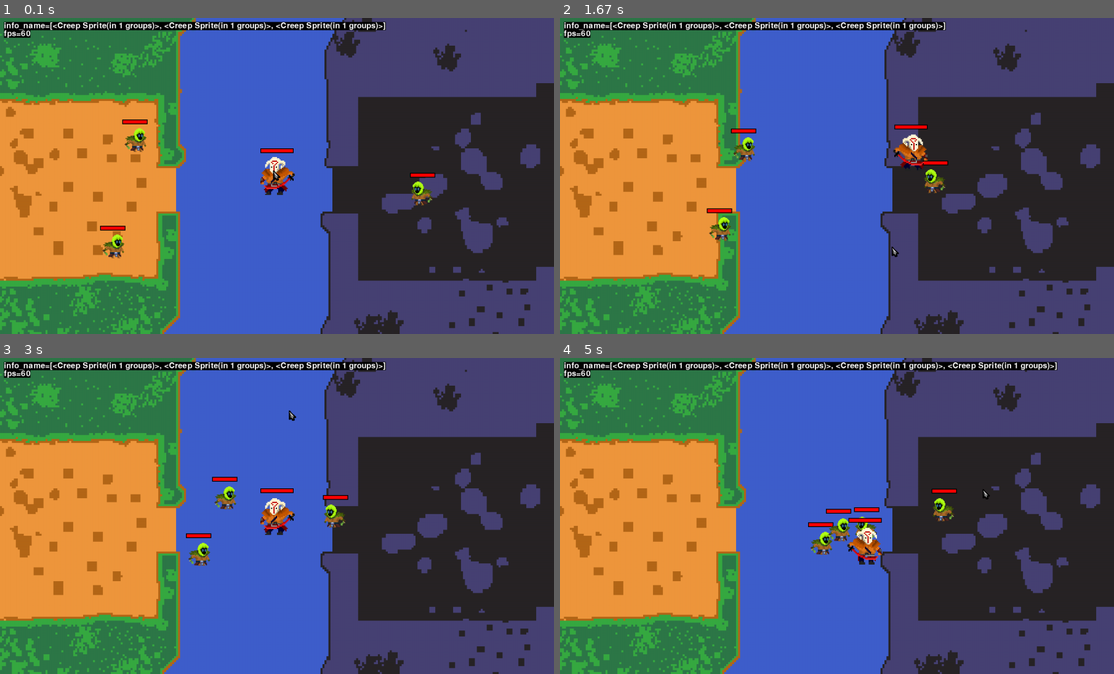
Above: before the commit, frames 1-4 (two rows, left to right).
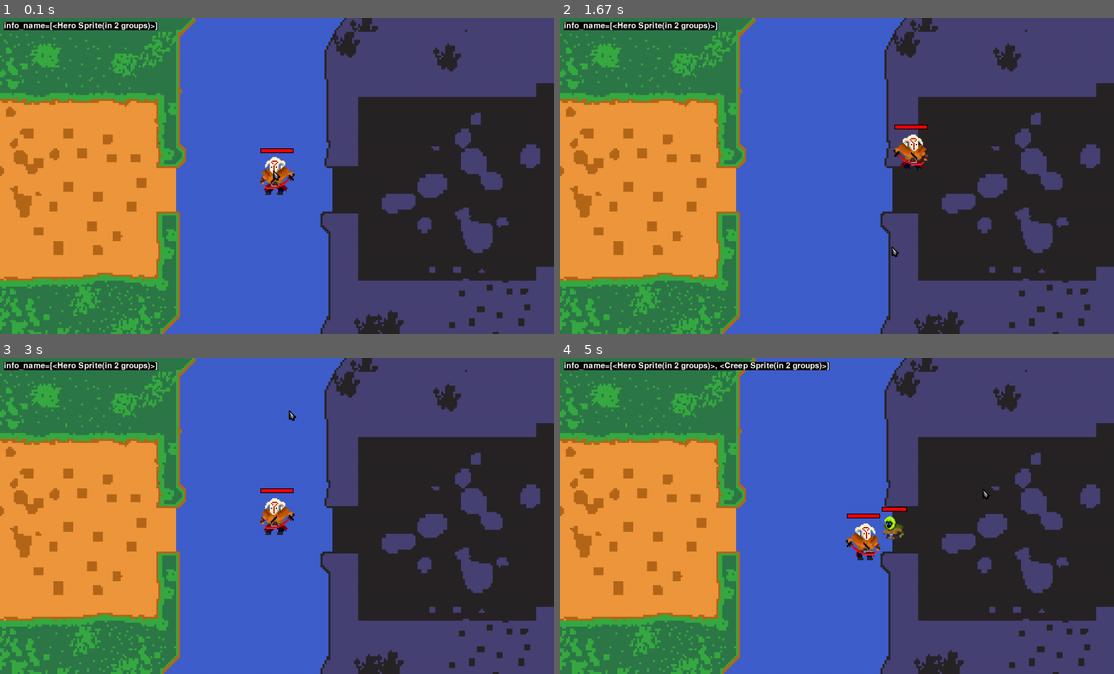
Above: after the commit, the same moments.

Repository: ArcherWayne/pygame_juggernaut_simulator
Game: pygame game, started from main.py
The game is run twice, just before and just after one commit, with the same random seed, the same clock (stepped at 60 frames per second) and the same inputs.
Inputs (mouse positions are in pixels of both pictures, inside the frame that each line leads up to):
- Up to frame 1 (0.1 s): no input
- Up to frame 2 (1.67 s): hold D 0.33-0.8 s; move the mouse to (814, 188) at 0.37 s; hold W 0.83-1.13 s; move the mouse to (842, 198) at 0.87 s; hold D 1.17-1.63 s; move the mouse to (892, 245) at 1.2 s
- Up to frame 3 (3 s): hold A 1.67-2.2 s; move the mouse to (105, 591) at 1.7 s; hold S 2.23-2.53 s; move the mouse to (343, 544) at 2.27 s; hold A 2.57-2.97 s; move the mouse to (288, 408) at 2.6 s
- Up to frame 4 (5 s): right-click (842, 550) at 3.05 s; hold W 3.33-3.7 s; click (837, 553) at 3.42 s; hold D 3.73-4.37 s; click (1047, 636) at 3.82 s; right-click (947, 490) at 4.45 s; hold S from 4.73 s (still down); click (981, 487) at 4.82 s

The runs differ from the first frame. In frame 1, 2.3% of the frame differs, in the area x 0-79%, y 1-77%; in frame 2, 2.3%; in frame 3, 2.3%; in frame 4, 3.5%, in the area x 0-90%, y 1-66%.

Commit message:
basic collision

Diff:
--- a/creep.py
+++ b/creep.py
@@ -5,7 +5,7 @@
 from clip import clip
 
 class Creep(pygame.sprite.Sprite):
-    def __init__(self, groups, health, movement_speed, damage, spawn_location, hero):
+    def __init__(self, groups, health, movement_speed, damage, spawn_location, hero, collision_groups):
         super(Creep, self).__init__(groups)
 
         # attributes
@@ -14,6 +14,7 @@
         self.health_percentage = self.health/self.max_health
         self.movement_speed = movement_speed
         self.damage = damage
+        self.collision_groups = collision_groups
 
         # image and rect
         # idle_animation
@@ -157,12 +158,47 @@
     def death_check(self):
         if self.health <= 0:
             pygame.sprite.Sprite.kill(self)
-        # dokill
+
+    def collision_detection(self):
+        self.pos.x += self.direction.x * self.movement_speed * self.dt
+        self.rect.x = round(self.pos.x)
+        self.collision('horizontal')
+        self.pos.y += self.direction.y * self.movement_speed * self.dt
+        self.rect.y = round(self.pos.y)
+        self.collision('vertical')
+
+    def collision(self, direction):
+        collision_sprites = pygame.sprite.spritecollide(self, self.collision_groups, False)
+        if collision_sprites:
+            if direction == 'horizontal':
+                for sprite in collision_sprites:
+                    # collision on the right
+                    if self.rect.right >= sprite.rect.left and self.old_rect.right <= sprite.old_rect.left:
+                        self.rect.right = sprite.rect.left
+                        self.pos.x = self.rect.x
+
+                    # collision on the left
+                    if self.rect.left <= sprite.rect.right and self.old_rect.left >= sprite.old_rect.right:
+                        self.rect.left = sprite.rect.right
+                        self.pos.x = self.rect.x
+
+            if direction == 'vertical':
+                for sprite in collision_sprites:
+                    # collision on the bottom
+                    if self.rect.bottom >= sprite.rect.top and self.old_rect.bottom <= sprite.old_rect.top:
+                        self.rect.bottom = sprite.rect.top
+                        self.pos.y = self.rect.y
+
+                    # collision on the top
+                    if self.rect.top <= sprite.rect.bottom and self.old_rect.top >= sprite.old_rect.bottom:
+                        self.rect.top = sprite.rect.bottom
+                        self.pos.y = self.rect.y
 
     def update(self):
         self.old_rect = self.rect.copy()
 
         self.movement()
+        self.collision_detection()
         self.creep_facing_direction()
         self.creep_state_check()
         self.creep_state_animation()
--- a/main.py
+++ b/main.py
@@ -34,12 +34,13 @@
 cursor = Cursor(cursor_group)
 hero_group = pygame.sprite.GroupSingle()
 creep_group = pygame.sprite.Group()
+collision_group =pygame.sprite.Group()
 hero = Hero(hero_group, 'Juggernaut', HERO_HEALTH,
             HERO_MOVEMENT_SPEED, HERO_DAMAGE, HERO_ATTACKINGDISTANCE, HERO_FORESWING, HERO_BACKSWING)
-
-for i in range(3):
-    creep_group.add(Creep(creep_group, CREEP_HEALTH, CREEP_MOVEMENT_SPEED, \
-        CREEP_DAMAGE, (random.randint(200, 1200), random.randint(200, 600)), hero))
+collision_group.add(hero)
+# for i in range(3):
+#     creep_group.add(Creep(creep_group, CREEP_HEALTH, CREEP_MOVEMENT_SPEED, \
+#         CREEP_DAMAGE, (random.randint(200, 1200), random.randint(200, 600)), hero))
 
 creep_enemy_timer = pygame.USEREVENT + 1
 pygame.time.set_timer(creep_enemy_timer, 3000)
@@ -77,8 +78,8 @@
                 keyboard_action(keyboard_down_button, hero)
 
             if event.type == creep_enemy_timer:
-                creep_group.add(Creep(creep_group, CREEP_HEALTH, CREEP_MOVEMENT_SPEED, \
-                    CREEP_DAMAGE, (random.randint(200, 1200), random.randint(200, 600)), hero))
+                creep_group.add(Creep([creep_group, collision_group], CREEP_HEALTH, CREEP_MOVEMENT_SPEED, \
+                    CREEP_DAMAGE, (random.randint(200, 1200), random.randint(200, 600)), hero, collision_group))
 
         clock.tick(FPS)
 
@@ -102,8 +103,8 @@
             cursor_group.draw(screen)
 
             # debug goes behind here !!! -------------------------------------------------------------------- #
-            debug(creep_group.sprites())
-            debug(int(1/dt), info_name='fps', y=30)
+            debug(collision_group.sprites())
+            # debug(int(1/dt), info_name='fps', y=30)
 
 
         pygame.display.update()
--- a/setting.py
+++ b/setting.py
@@ -14,7 +14,7 @@
 HERO_HEALTH = 600
 HERO_MOVEMENT_SPEED = 200
 HERO_DAMAGE = 50
-HERO_ATTACKINGDISTANCE = 70
+HERO_ATTACKINGDISTANCE = 100
 HERO_FORESWING = 0.1
 HERO_BACKSWING = 0.2
 
